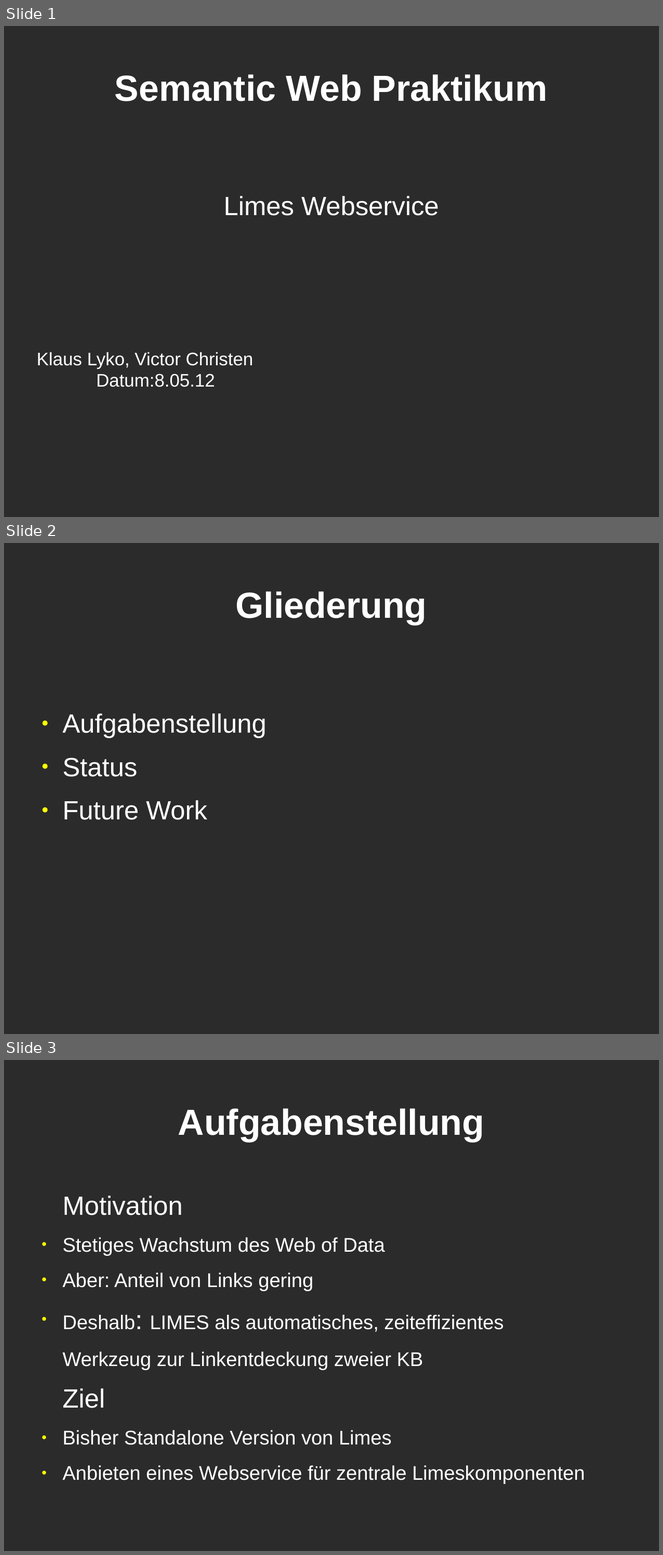
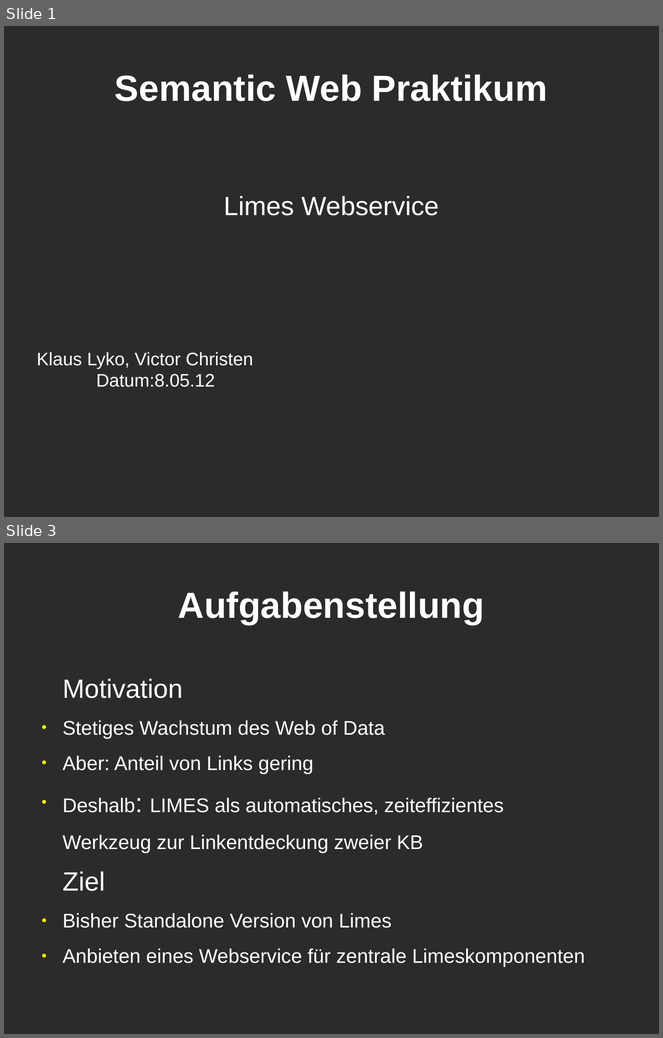
Before and after one commit to KLyko/LimesWebService, a slide deck: doc/overview_08-05-12/presentation.odp. Shown one above the other, each under a label of ours: slides 1, 2 and 3 before the commit, slides 1 and 3 after it; the slides between them are not shown. The pictures are 663x1555 and 663x1038 pixels, drawn with LibreOffice and Linux fonts; fonts in the diff are those of the drawing; background and template pictures are left out; a plain dark background stands for a picture behind light text. Boxes give left, top, right and bottom in pixels: in the first picture for what was removed or moved away, otherwise in the second. Text is boxed around its words. In the diff, an @@ line names an element or a change of style, - is before the commit and + after.

```diff
--- a/doc/overview_08-05-12/presentation.odp
+++ b/doc/overview_08-05-12/presentation.odp
@@ slide 2 removed at (4, 543, 659, 1034), background picture (left out) @@
@@ title removed at (235, 591, 427, 625) @@
-Gliederung
@@ text removed at (63, 714, 267, 820) @@
-● Aufgabenstellung
-● Status
-● Future Work
```
Also in this commit, not shown: 2 slides changed, 1 slide added.
